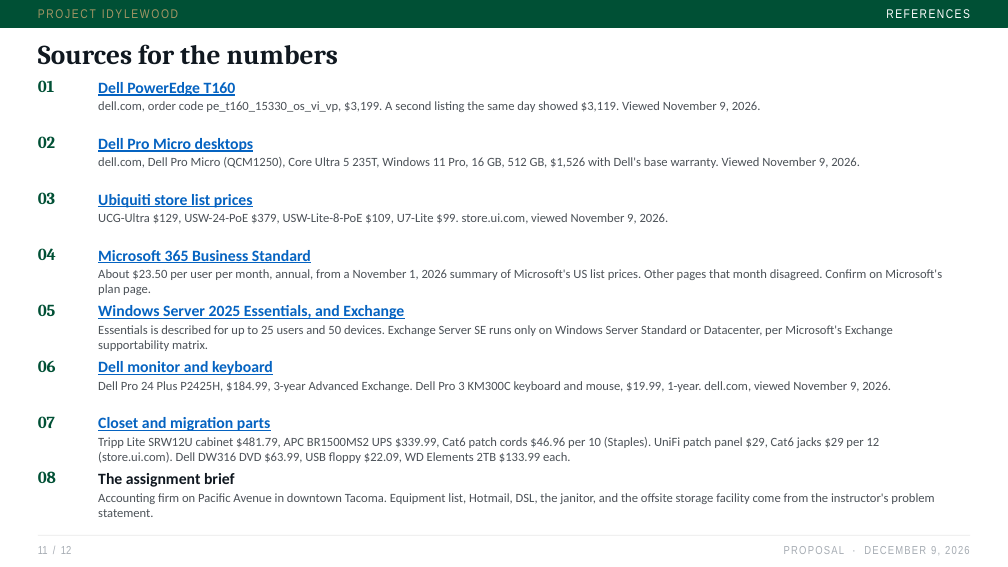
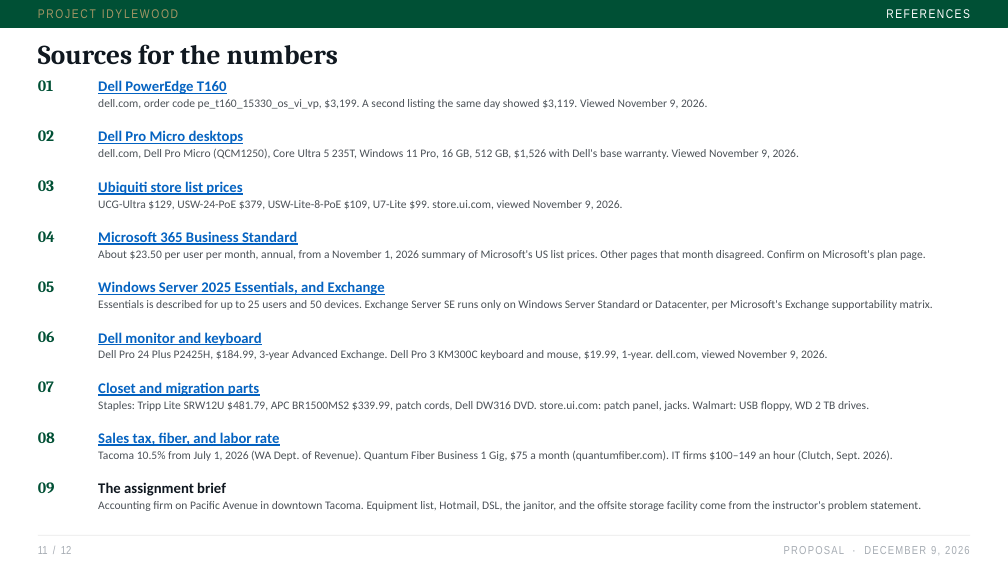
Before and after one commit to jxstjoeii/project-idylewood, a slide deck: slide 11 of slides/Project-Idylewood-Proposal.pptx. Drawn at 1008x567 pixels with LibreOffice and Linux fonts; fonts in the diff are those of the drawing. Boxes give left, top, right and bottom in pixels: in the first picture for what was removed or moved away, otherwise in the second. Text is boxed around its words. In the diff, an @@ line names an element or a change of style, - is before the commit and + after.

```diff
--- a/slides/Project-Idylewood-Proposal.pptx
+++ b/slides/Project-Idylewood-Proposal.pptx
@@ text "dell.com, Dell Pro Micro (QCM1250), ..." moved from (x1=98, y1=157, x2=860, y2=168) to (x1=98, y1=149, x2=799, y2=159) @@
@@ text "03" moved from (x1=38, y1=192, x2=55, y2=204) to (x1=38, y1=180, x2=54, y2=191) @@
@@ text "Ubiquiti store list prices" moved from (x1=98, y1=194, x2=253, y2=208) to (x1=98, y1=181, x2=242, y2=195) @@
@@ text "UCG-Ultra $129, USW-24-PoE $379, USW-Lite-8-PoE ..." moved from (x1=98, y1=213, x2=669, y2=224) to (x1=98, y1=200, x2=622, y2=209) @@
@@ text "04" moved from (x1=38, y1=248, x2=56, y2=260) to (x1=38, y1=231, x2=55, y2=242) @@
@@ text "Microsoft 365 Business Standard" moved from (x1=98, y1=250, x2=311, y2=263) to (x1=98, y1=231, x2=297, y2=245) @@
@@ text "About $23.50 per user per ..." moved from (x1=98, y1=269, x2=942, y2=295) to (x1=98, y1=250, x2=926, y2=260) @@
@@ text "05" moved from (x1=38, y1=304, x2=56, y2=316) to (x1=38, y1=281, x2=55, y2=292) @@
@@ text "Windows Server 2025 Essentials, and ..." moved from (x1=98, y1=305, x2=404, y2=319) to (x1=98, y1=281, x2=385, y2=295) @@
@@ text "Essentials is described for up ..." moved from (x1=98, y1=325, x2=893, y2=351) to (x1=98, y1=300, x2=933, y2=310) @@
@@ text "06" moved from (x1=38, y1=360, x2=56, y2=372) to (x1=38, y1=331, x2=55, y2=342) @@
@@ text "Dell monitor and keyboard" moved from (x1=98, y1=361, x2=273, y2=375) to (x1=98, y1=332, x2=262, y2=346) @@
@@ size 12 to 11 pt in 7 elements at (x1=98, y1=501, x2=921, y2=511), (x1=98, y1=99, x2=707, y2=109), (x1=98, y1=149, x2=799, y2=159), (x1=98, y1=200, x2=622, y2=209), (x1=98, y1=250, x2=926, y2=260), (x1=98, y1=300, x2=933, y2=310), (x1=98, y1=350, x2=827, y2=360) @@
@@ text "Dell Pro 24 Plus P2425H, ..." moved from (x1=98, y1=381, x2=891, y2=392) to (x1=98, y1=350, x2=827, y2=360) @@
@@ text "07" moved from (x1=38, y1=416, x2=55, y2=428) to (x1=38, y1=381, x2=54, y2=392) @@
@@ size 15 to 14 pt in 8 elements at (x1=98, y1=80, x2=227, y2=94), (x1=98, y1=130, x2=244, y2=144), (x1=98, y1=482, x2=226, y2=496), (x1=98, y1=181, x2=242, y2=195), (x1=98, y1=231, x2=297, y2=245), (x1=98, y1=281, x2=385, y2=295), (x1=98, y1=332, x2=262, y2=346), (x1=98, y1=382, x2=259, y2=396) @@
@@ text "Closet and migration parts" moved from (x1=98, y1=417, x2=271, y2=431) to (x1=98, y1=382, x2=259, y2=396) @@
@@ text at (x1=98, y1=401, x2=869, y2=411): text changed; size 12 to 11 pt @@
-Tripp Lite SRW12U cabinet $481.79, APC BR1500MS2 UPS $339.99, Cat6 patch cords $46.96 per 10 (Staples). UniFi patch panel $29, Cat6 jacks $29 per 12 (store.ui.com). Dell DW316 DVD $63.99, USB floppy $22.09, WD Elements 2TB $133.99 each.
+Staples: Tripp Lite SRW12U $481.79, APC BR1500MS2 $339.99, patch cords, Dell DW316 DVD. store.ui.com: patch panel, jacks. Walmart: USB floppy, WD 2 TB drives.
@@ size 16 to 15 pt in 8 elements at (x1=38, y1=80, x2=54, y2=91), (x1=38, y1=130, x2=54, y2=141), (x1=38, y1=180, x2=54, y2=191), (x1=38, y1=231, x2=55, y2=242), (x1=38, y1=281, x2=55, y2=292), (x1=38, y1=331, x2=55, y2=342), (x1=38, y1=381, x2=54, y2=392), (x1=38, y1=432, x2=55, y2=443) @@
@@ text "08" moved from (x1=38, y1=471, x2=56, y2=483) to (x1=38, y1=432, x2=55, y2=443) @@
@@ text added at (x1=98, y1=432, x2=279, y2=446), 14 pt, text #0563C1, bold, underline @@
+Sales tax, fiber, and labor rate
@@ text "The assignment brief" moved from (x1=98, y1=473, x2=235, y2=487) to (x1=98, y1=482, x2=226, y2=496) @@
@@ text added at (x1=98, y1=451, x2=893, y2=461), 11 pt, text #4C5258 @@
+Tacoma 10.5% from July 1, 2026 (WA Dept. of Revenue). Quantum Fiber Business 1 Gig, $75 a month (quantumfiber.com). IT firms $100–149 an hour (Clutch, Sept. 2026).
@@ text added at (x1=38, y1=482, x2=55, y2=493), 15 pt, text #005035, bold @@
+09
@@ text "Accounting firm on Pacific Avenue ..." moved from (x1=98, y1=493, x2=934, y2=517) to (x1=98, y1=501, x2=921, y2=511) @@
```
Also in this commit, not shown: 6 other slides changed, 5 other files.
